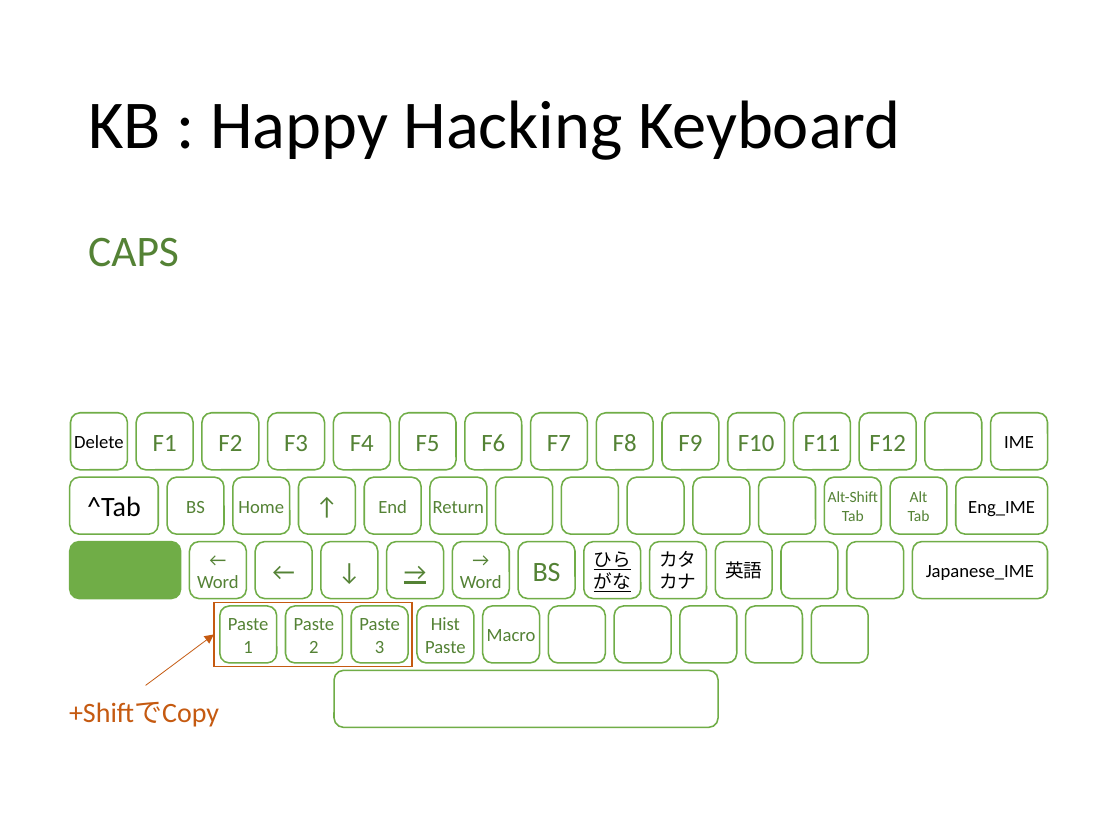
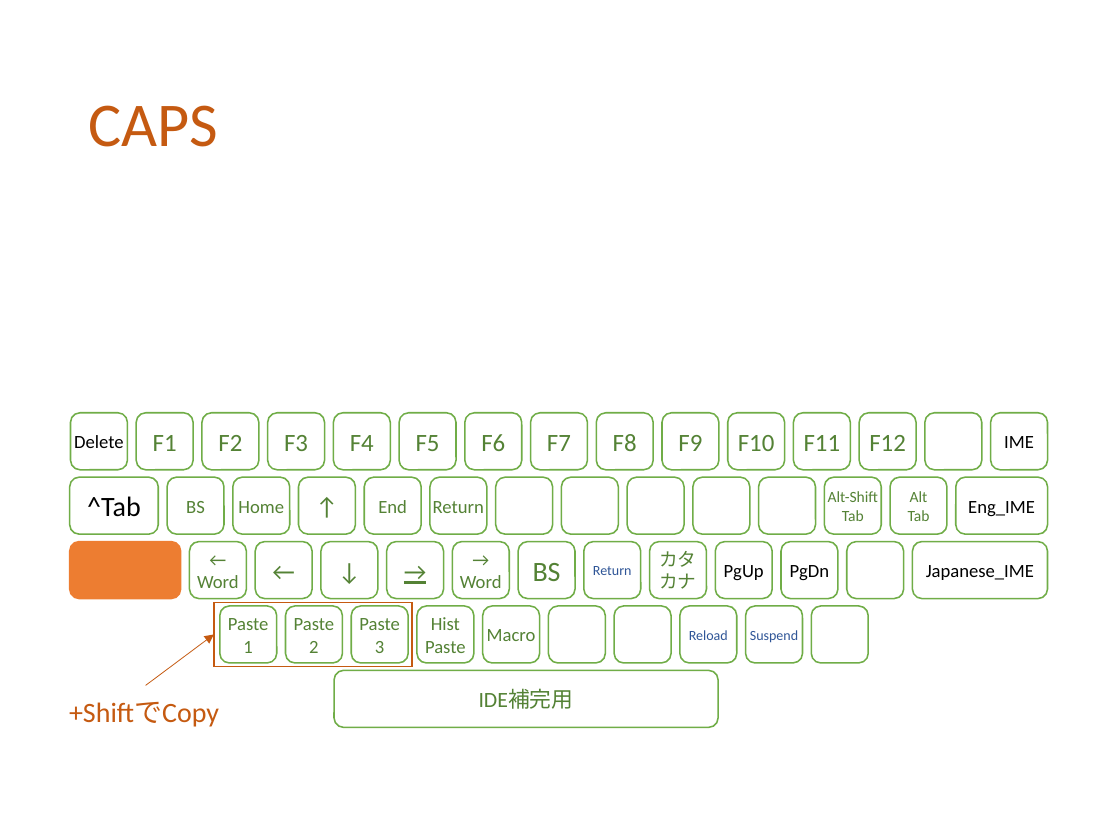
Before and after one commit to ittooo66/myAHK, a slide deck: slide 4 of MANUAL.pptx. Drawn at 1120x840 pixels with LibreOffice and Linux fonts; fonts in the diff are those of the drawing. Boxes give left, top, right and bottom in pixels: in the first picture for what was removed or moved away, otherwise in the second. Text is boxed around its words. In the diff, an @@ line names an element or a change of style, - is before the commit and + after.

```diff
--- a/MANUAL.pptx
+++ b/MANUAL.pptx
@@ title at bbox=[88, 105, 218, 147]: text changed; size 44 to 40 pt; text colour #000000 to #C55A11 @@
-KB : Happy Hacking Keyboard
+CAPS
@@ text removed at bbox=[88, 237, 179, 267] @@
-CAPS
@@ rounded rectangle at bbox=[69, 542, 180, 599]: fill #70AD47 to #ED7D31; outline #70AD47 1 pt to #ED7D31 1 pt @@
@@ text in rounded rectangle at bbox=[593, 566, 632, 575]: text changed; size 12 to 9 pt; text colour #000000 to #2F5597 @@
-ひら
-がな
+Return
@@ rounded rectangle "カタ" at bbox=[650, 542, 707, 599]: text colour #000000 to #548235 @@
@@ text in rounded rectangle at bbox=[724, 565, 764, 581]: text changed @@
-英語
+PgUp
@@ text in rounded rectangle at bbox=[790, 565, 830, 581]: text added @@
+PgDn
@@ text in rounded rectangle at bbox=[689, 630, 728, 640]: text added @@
+Reload
@@ text in rounded rectangle at bbox=[750, 630, 798, 643]: text added @@
+Suspend
@@ text in rounded rectangle at bbox=[479, 689, 574, 709]: text added @@
+IDE補完用
```
Also in this commit, not shown: 11 other slides changed, 1 slide added.
